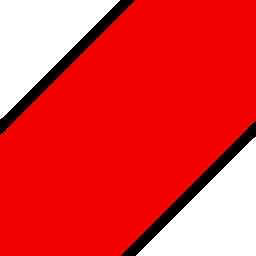
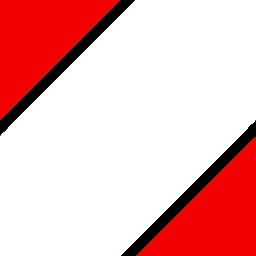
Layer changes from the first 256×256 image to the second:
painted on "layer" over [0, 0, 256, 256]
painted on "bg" over [0, 0, 256, 256]
